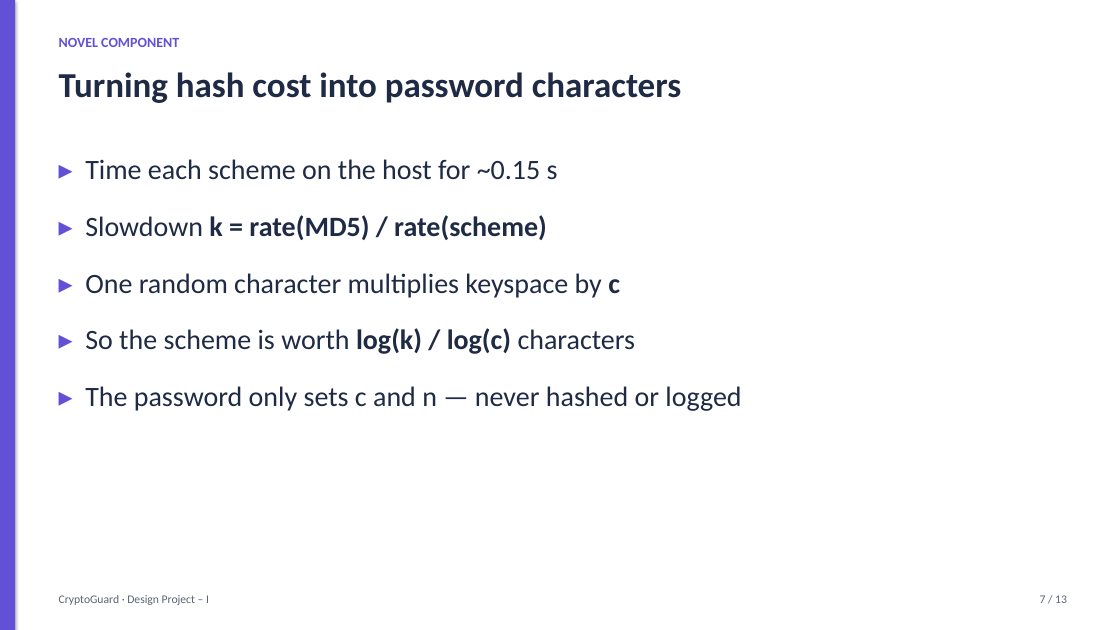
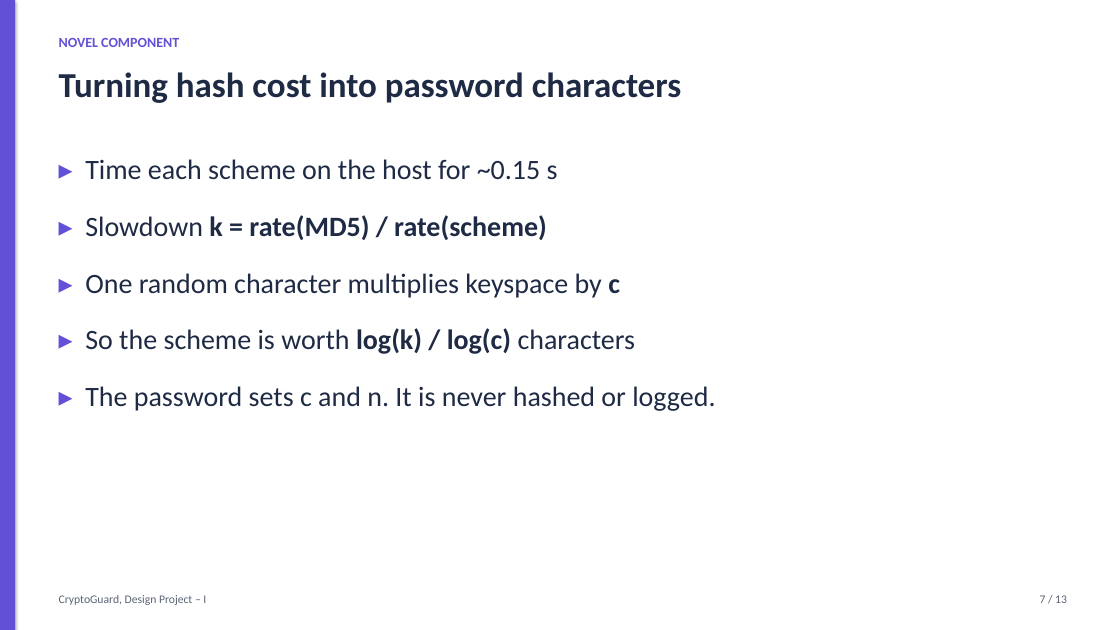
Before and after one commit to harshacreate/CryptoGuard, a slide deck: slide 7 of report/CryptoGuard_Presentation.pptx. Drawn at 1120x630 pixels with LibreOffice and Linux fonts; fonts in the diff are those of the drawing. Boxes give left, top, right and bottom in pixels: in the first picture for what was removed or moved away, otherwise in the second. Text is boxed around its words. In the diff, an @@ line names an element or a change of style, - is before the commit and + after.

Commit message:
Clean CryptoGuard project text

```diff
--- a/report/CryptoGuard_Presentation.pptx
+++ b/report/CryptoGuard_Presentation.pptx
@@ text at (85, 386, 715, 411): text changed @@
-▸ The password only sets c and n — never hashed or logged
+▸ The password sets c and n. It is never hashed or logged.
@@ text at (59, 595, 206, 605): text changed @@
-CryptoGuard · Design Project – I
+CryptoGuard, Design Project – I
```
Also in this commit, not shown: 12 other slides changed, 11 other files.
